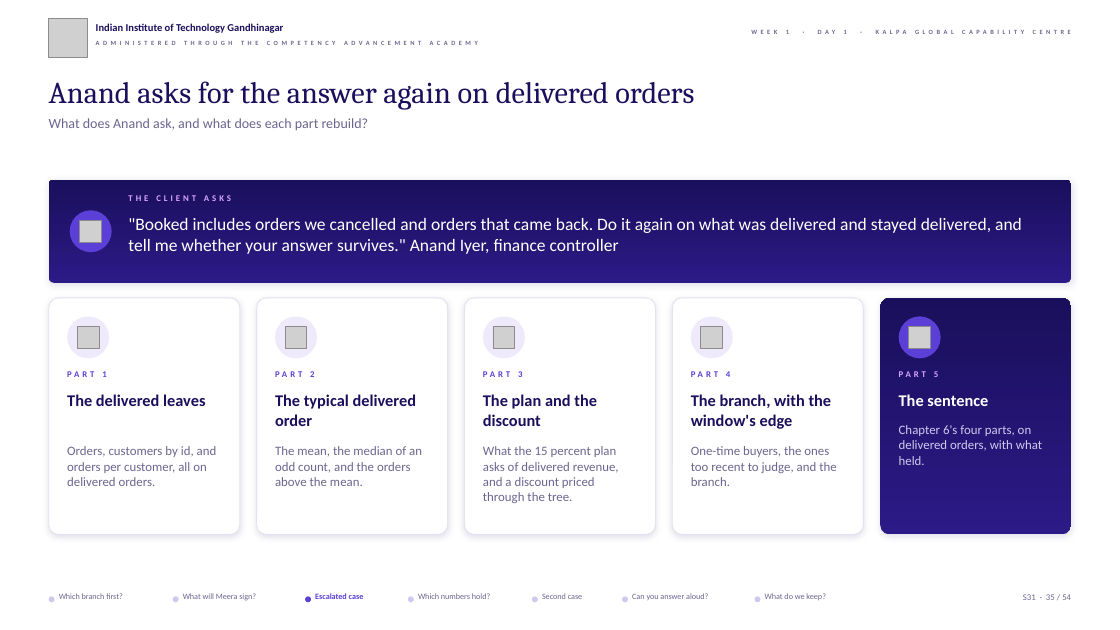
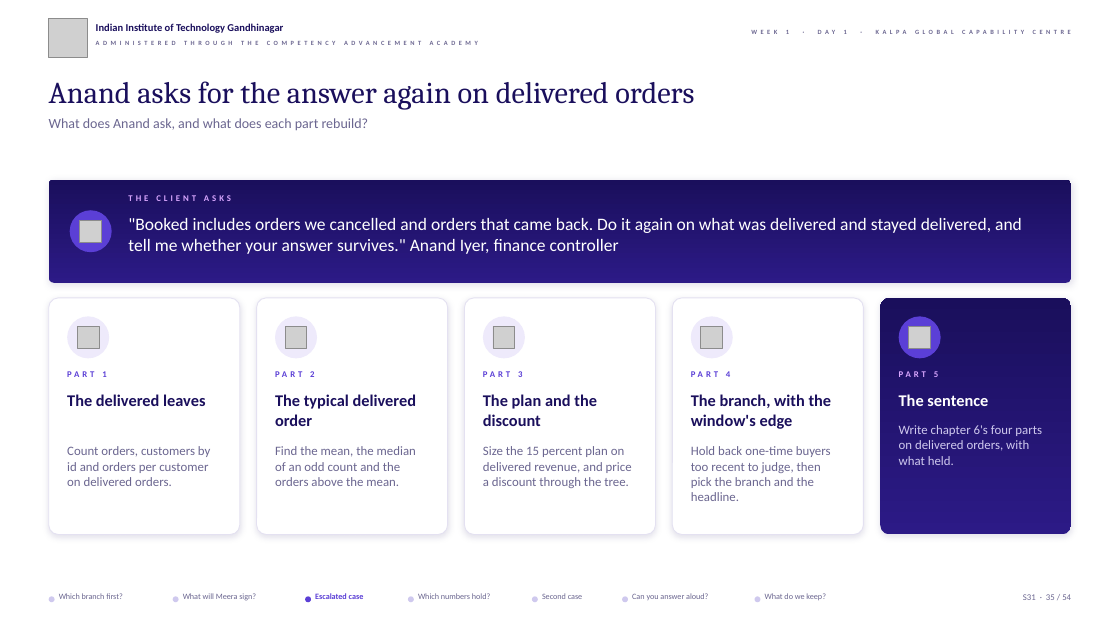
Before and after one commit to fde-academy-lab/c2-content-factory, a slide deck: slide 35 of content/W01/D1/slides/C2_W01_D01_half2_STUDENT.pptx. Drawn at 1120x630 pixels with LibreOffice and Linux fonts; fonts in the diff are those of the drawing; grey boxes stand for pictures; background and template pictures are left out. Boxes give left, top, right and bottom in pixels: in the first picture for what was removed or moved away, otherwise in the second. Text is boxed around its words. In the diff, an @@ line names an element or a change of style, - is before the commit and + after.

```diff
--- a/content/W01/D1/slides/C2_W01_D01_half2_STUDENT.pptx
+++ b/content/W01/D1/slides/C2_W01_D01_half2_STUDENT.pptx
@@ text at bbox=[67, 446, 211, 486]: text changed @@
-Orders, customers by id, and orders per customer, all on delivered orders.
+Count orders, customers by id and orders per customer on delivered orders.
@@ text at bbox=[275, 446, 416, 486]: text changed @@
-The mean, the median of an odd count, and the orders above the mean.
+Find the mean, the median of an odd count and the orders above the mean.
@@ text at bbox=[483, 446, 632, 488]: text changed @@
-What the 15 percent plan asks of delivered revenue, and a discount priced through the tree.
+Size the 15 percent plan on delivered revenue, and price a discount through the tree.
@@ text at bbox=[691, 446, 831, 501]: text changed @@
-One-time buyers, the ones too recent to judge, and the branch.
+Hold back one-time buyers too recent to judge, then pick the branch and the headline.
@@ text at bbox=[899, 425, 1042, 465]: text changed @@
-Chapter 6's four parts, on delivered orders, with what held.
+Write chapter 6's four parts on delivered orders, with what held.
```
Also in this commit, not shown: 18 other slides changed, 32 other files.
